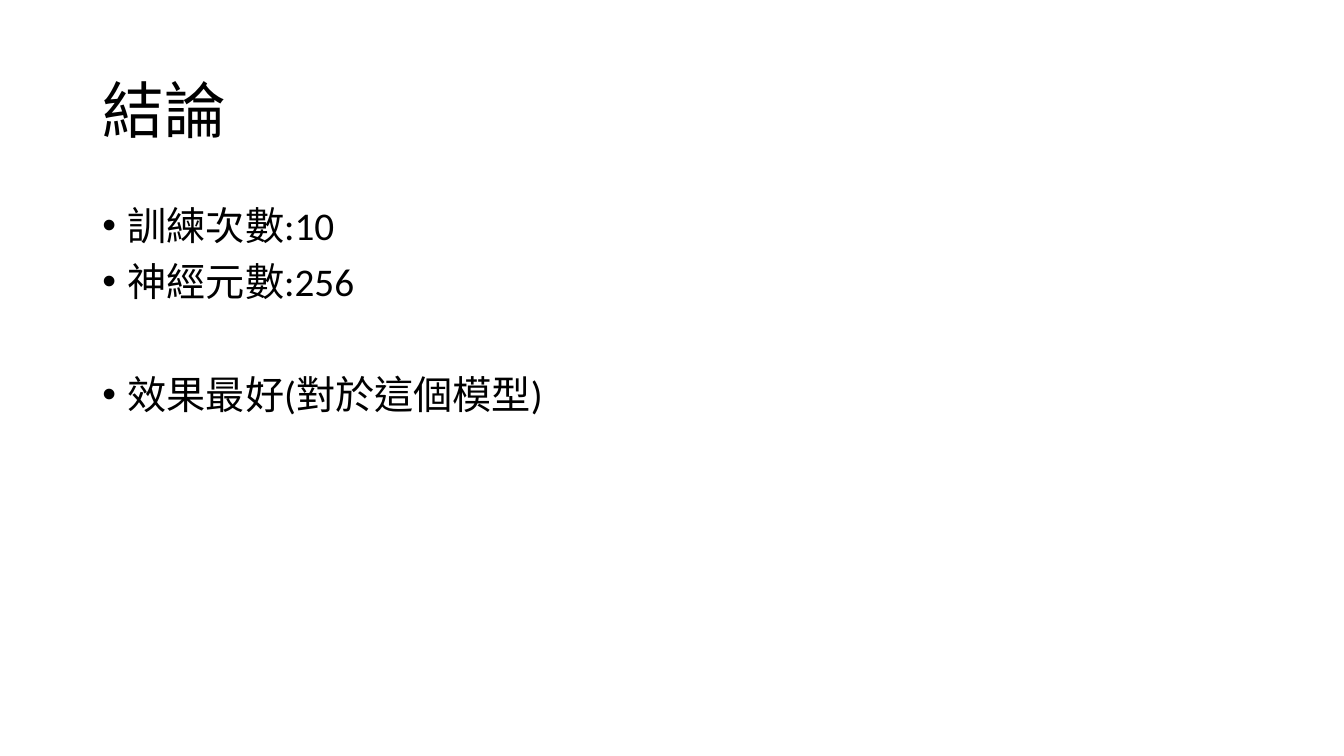
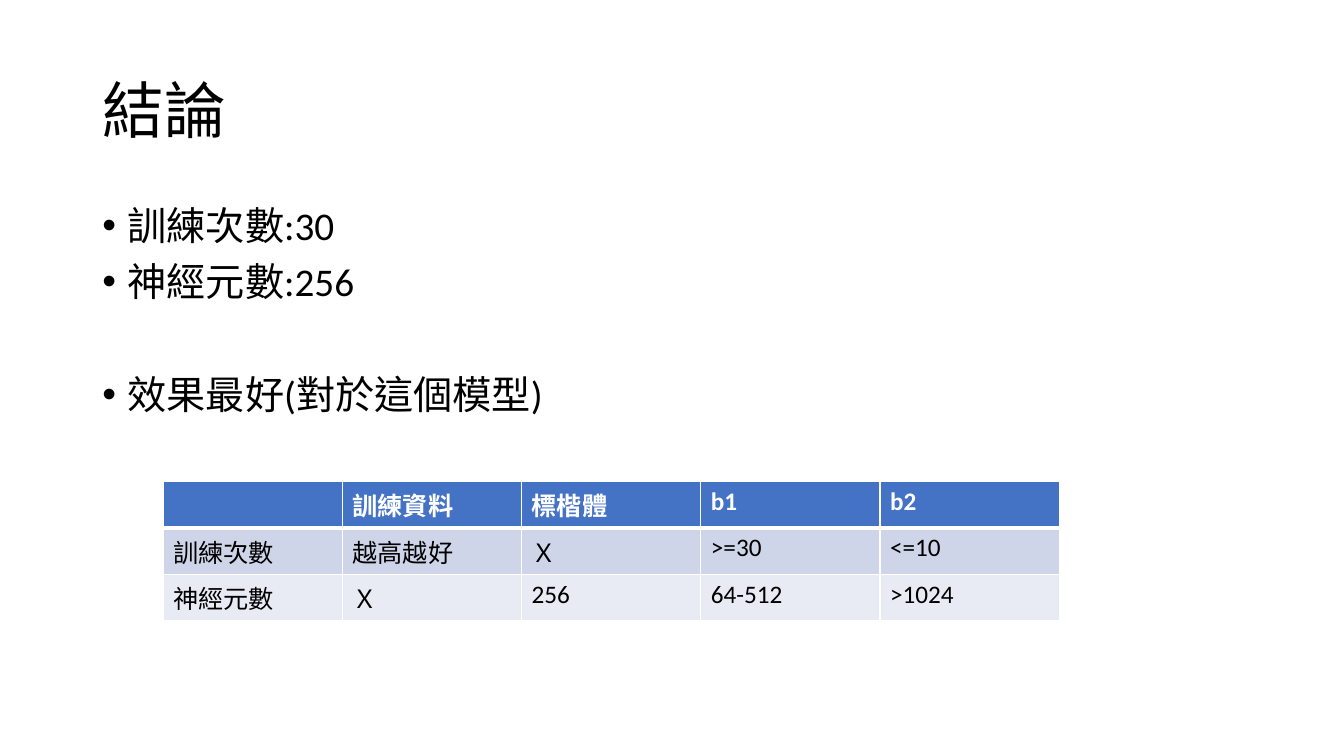
Before and after one commit to 100001010/university-project, a slide deck: slide 14 of report/人工智慧簡報.pptx. Drawn at 1344x756 pixels with LibreOffice and Linux fonts; fonts in the diff are those of the drawing. Boxes give left, top, right and bottom in pixels: in the first picture for what was removed or moved away, otherwise in the second. Text is boxed around its words. In the diff, an @@ line names an element or a change of style, - is before the commit and + after.

```diff
--- a/report/人工智慧簡報.pptx
+++ b/report/人工智慧簡報.pptx
@@ text at [128, 207, 335, 243]: text changed @@
-• 訓練次數:10
+• 訓練次數:30
@@ table added at [163, 481, 1061, 614], 3 rows, 5 columns @@
+ | 訓練資料 | 標楷體 | b1 | b2
+訓練次數 | 越高越好 | Ｘ | >=30 | <=10
+神經元數 | Ｘ | 256 | 64-512 | >1024
```
Also in this commit, not shown: 6 other slides changed, 1 slide added, 1 slide removed.
